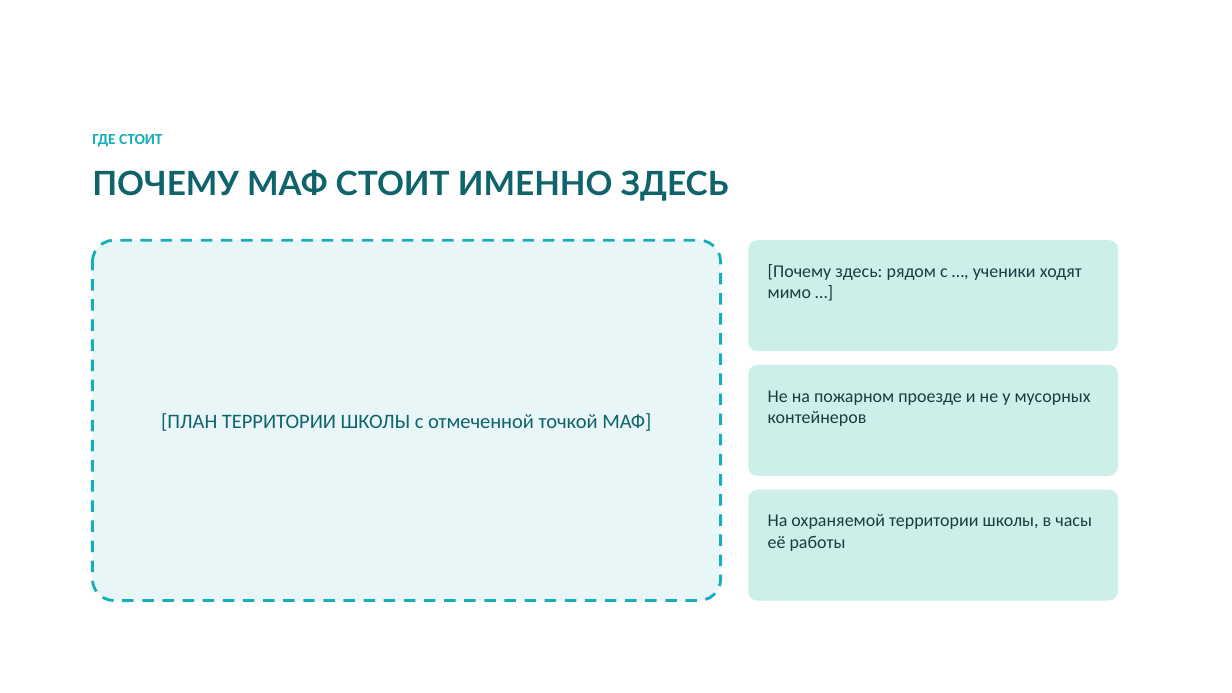
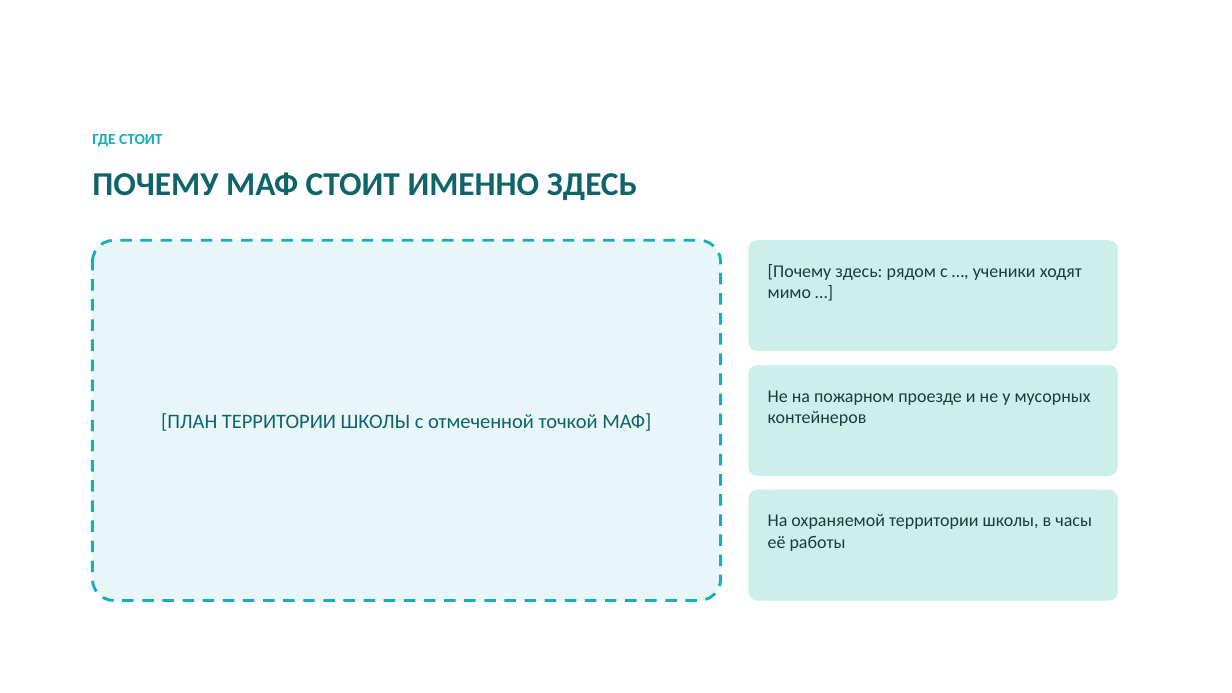
Before and after one commit to bnhogpad228/school-app, a slide deck: slide 10 of presentation/shkolny-dvor-SK-sreda.pptx. Drawn at 1232x693 pixels with LibreOffice and Linux fonts; fonts in the diff are those of the drawing; background and template pictures are left out. Boxes give left, top, right and bottom in pixels: in the first picture for what was removed or moved away, otherwise in the second. Text is boxed around its words. In the diff, an @@ line names an element or a change of style, - is before the commit and + after.

```diff
--- a/presentation/shkolny-dvor-SK-sreda.pptx
+++ b/presentation/shkolny-dvor-SK-sreda.pptx
@@ text "ПОЧЕМУ МАФ СТОИТ ИМЕННО ЗДЕСЬ" at (x1=92, y1=172, x2=637, y2=200): font Lato to Calibri @@
```
Also in this commit, not shown: 10 other slides changed.
